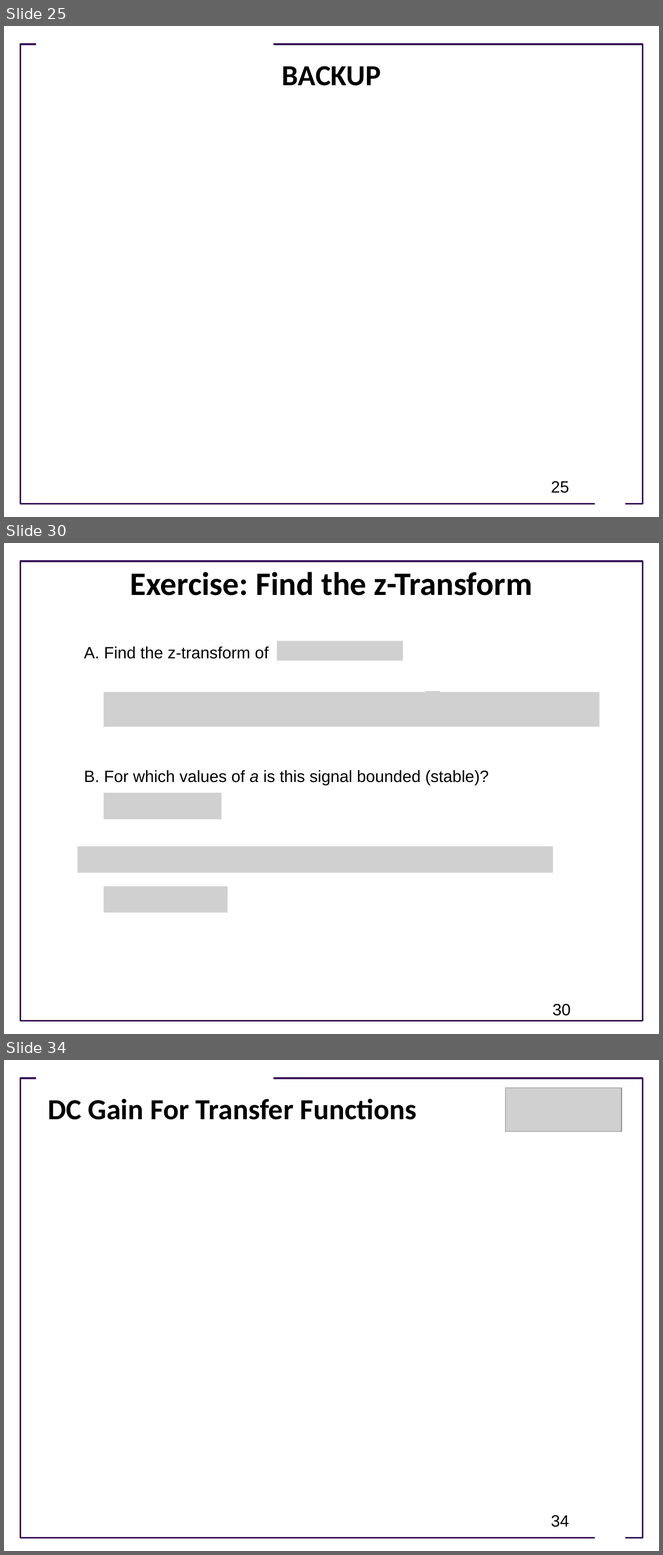
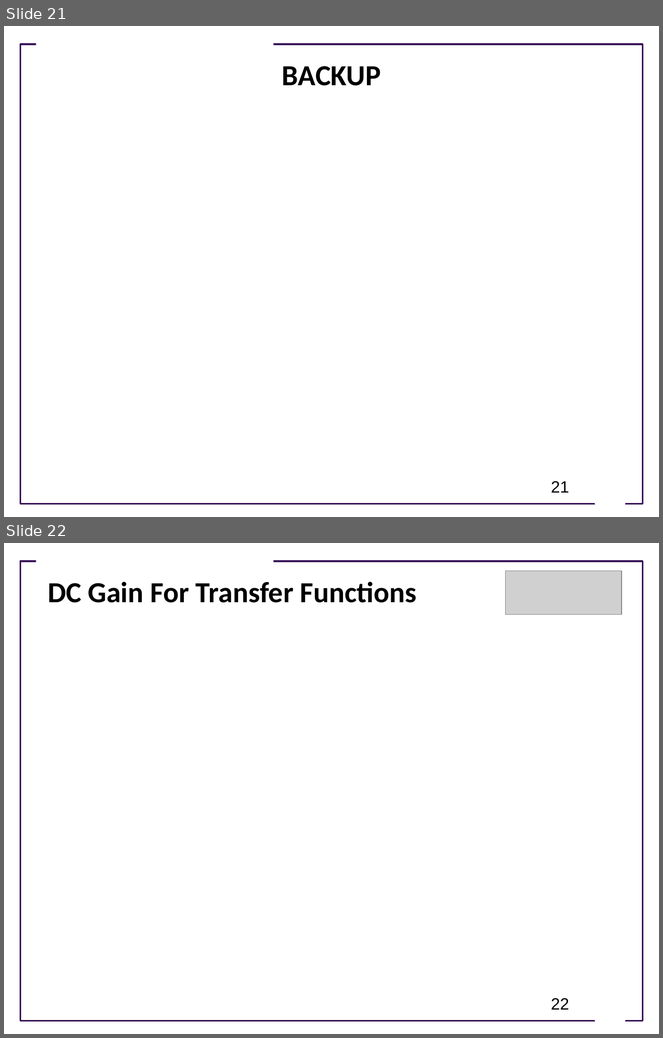
Before and after one commit to joseph-hellerstein/advanced-controls-lectures, a slide deck: short_class_lectures/Lecture_4-LTI_Systems/linear_time_invariant_systems.pptx. Shown one above the other, each under a label of ours: slides 25, 30 and 34 before the commit, slides 21 and 22 after it; the slides between them are not shown. The pictures are 663x1555 and 663x1038 pixels, drawn with LibreOffice and Linux fonts; fonts in the diff are those of the drawing; grey boxes stand for pictures; background and template pictures are left out. Boxes give left, top, right and bottom in pixels: in the first picture for what was removed or moved away, otherwise in the second. Text is boxed around its words. In the diff, an @@ line names an element or a change of style, - is before the commit and + after.

```diff
--- a/short_class_lectures/Lecture_4-LTI_Systems/linear_time_invariant_systems.pptx
+++ b/short_class_lectures/Lecture_4-LTI_Systems/linear_time_invariant_systems.pptx
@@ slide 30 removed at box(4, 543, 659, 1034), background #FFFFFF; not listed: 1 template element that a slide beside it also shows @@
@@ title removed at box(130, 572, 533, 596) @@
-Exercise: Find the z-Transform
@@ text removed at box(84, 646, 269, 659) @@
-A. Find the z-transform of
@@ picture removed at box(277, 641, 404, 661) @@
@@ picture removed at box(104, 692, 599, 727) @@
@@ picture removed at box(425, 691, 440, 707) @@
@@ text removed at box(84, 770, 489, 785) @@
-B. For which values of a is this signal bounded (stable)?
@@ picture removed at box(104, 793, 221, 820) @@
@@ picture removed at box(77, 846, 553, 873) @@
@@ picture removed at box(104, 886, 228, 913) @@
@@ page number removed at box(553, 1004, 571, 1016) @@
-30
@@ what was slide 25 is now slide 21 @@
@@ page number at box(551, 482, 569, 493): text changed @@
-25
+21
@@ what was slide 34 is now slide 22 @@
@@ page number at box(551, 999, 569, 1010): text changed @@
-34
+22
```
Also in this commit, not shown: 11 slides changed, 3 slides added, 11 other slides removed, 1 other file.
